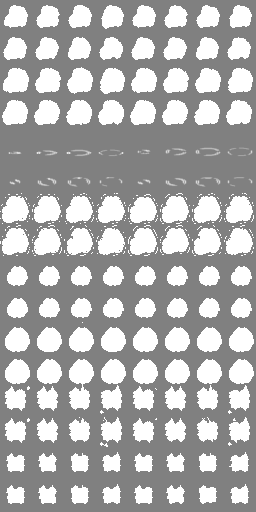
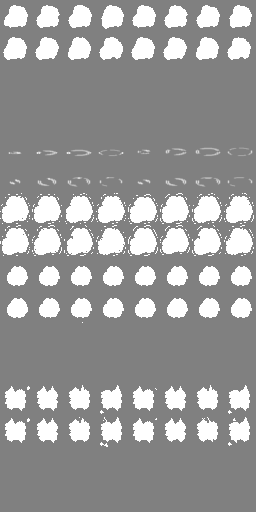
Two versions of the same layered image (256 × 512). Layer-by-layer changes:
removed layer "Pasted Layer #1" over [6, 329, 253, 383]
painted on "Pasted Layer" over [2, 67, 254, 504]
